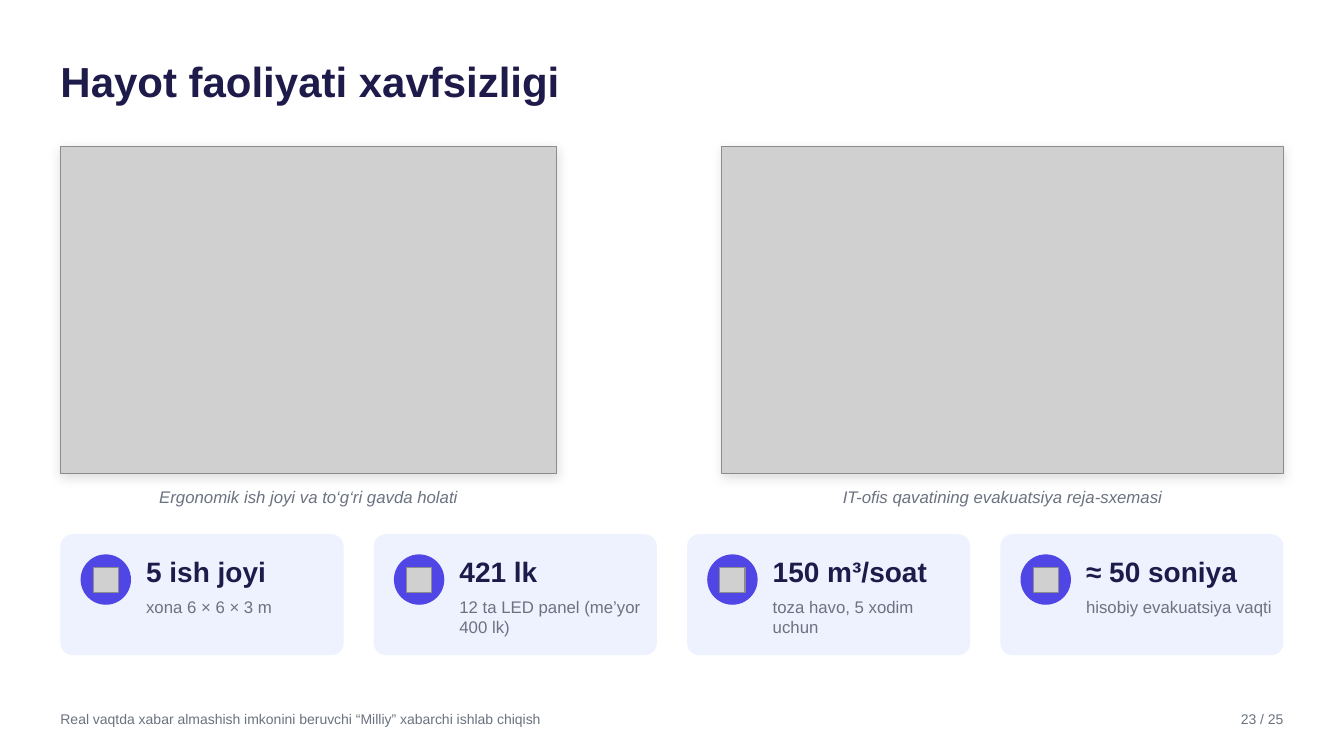
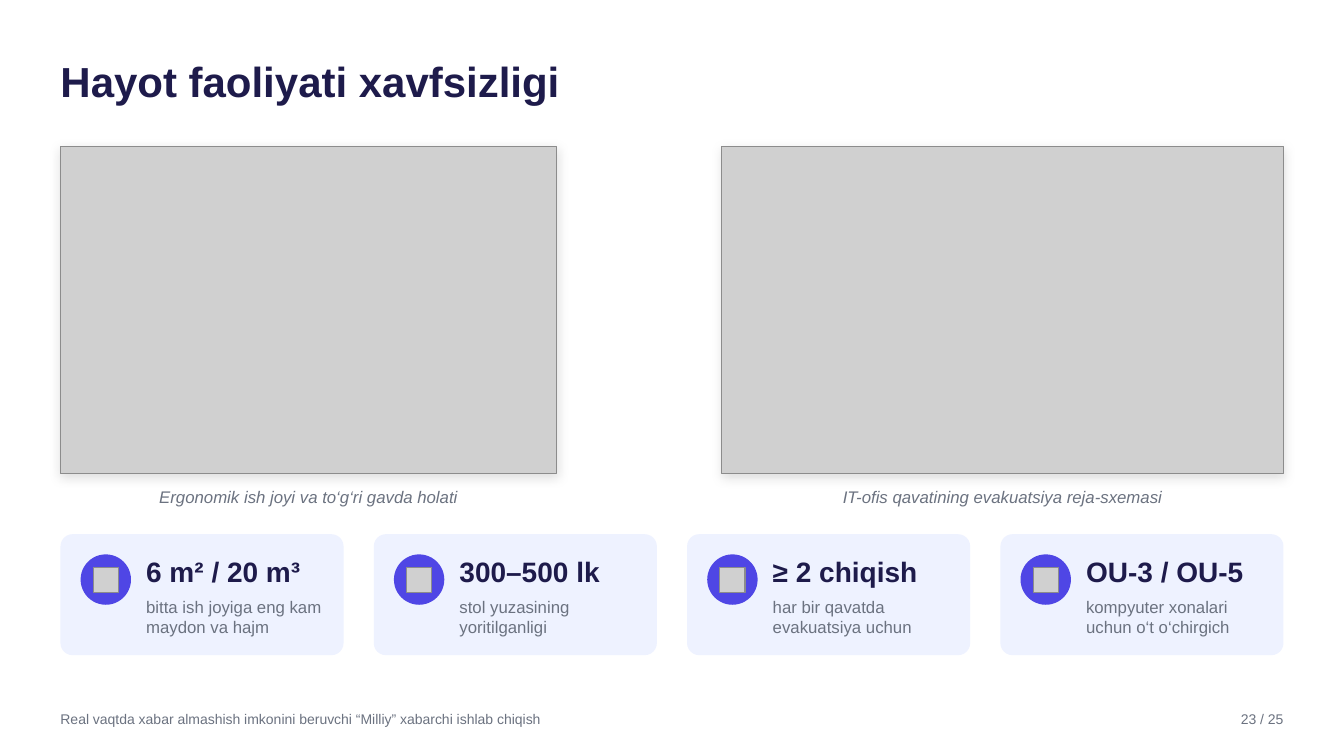
Before and after one commit to SardorSohinazarov/diplom-ish, a slide deck: slide 23 of diplom/Taqdimot_Sohinazarov_Sardor.pptx. Drawn at 1344x756 pixels with LibreOffice and Linux fonts; fonts in the diff are those of the drawing; grey boxes stand for pictures. Boxes give left, top, right and bottom in pixels: in the first picture for what was removed or moved away, otherwise in the second. Text is boxed around its words. In the diff, an @@ line names an element or a change of style, - is before the commit and + after.

```diff
--- a/diplom/Taqdimot_Sohinazarov_Sardor.pptx
+++ b/diplom/Taqdimot_Sohinazarov_Sardor.pptx
@@ text at <box>146,562,300,583</box>: text changed @@
-5 ish joyi
+6 m² / 20 m³
@@ text at <box>459,561,599,583</box>: text changed @@
-421 lk
+300–500 lk
@@ text at <box>796,561,917,587</box>: text changed @@
-150 m³/soat
+≥ 2 chiqish
@@ text at <box>1086,562,1243,583</box>: text changed @@
-≈ 50 soniya
+OU-3 / OU-5
@@ text at <box>146,601,322,637</box>: text changed @@
-xona 6 × 6 × 3 m
+bitta ish joyiga eng kam maydon va hajm
@@ text at <box>459,601,569,637</box>: text changed @@
-12 ta LED panel (me’yor 400 lk)
+stol yuzasining yoritilganligi
@@ text at <box>773,601,912,637</box>: text changed @@
-toza havo, 5 xodim uchun
+har bir qavatda evakuatsiya uchun
@@ text at <box>1086,601,1230,637</box>: text changed @@
-hisobiy evakuatsiya vaqti
+kompyuter xonalari uchun o‘t o‘chirgich
```
Also in this commit, not shown: 6 other files.
